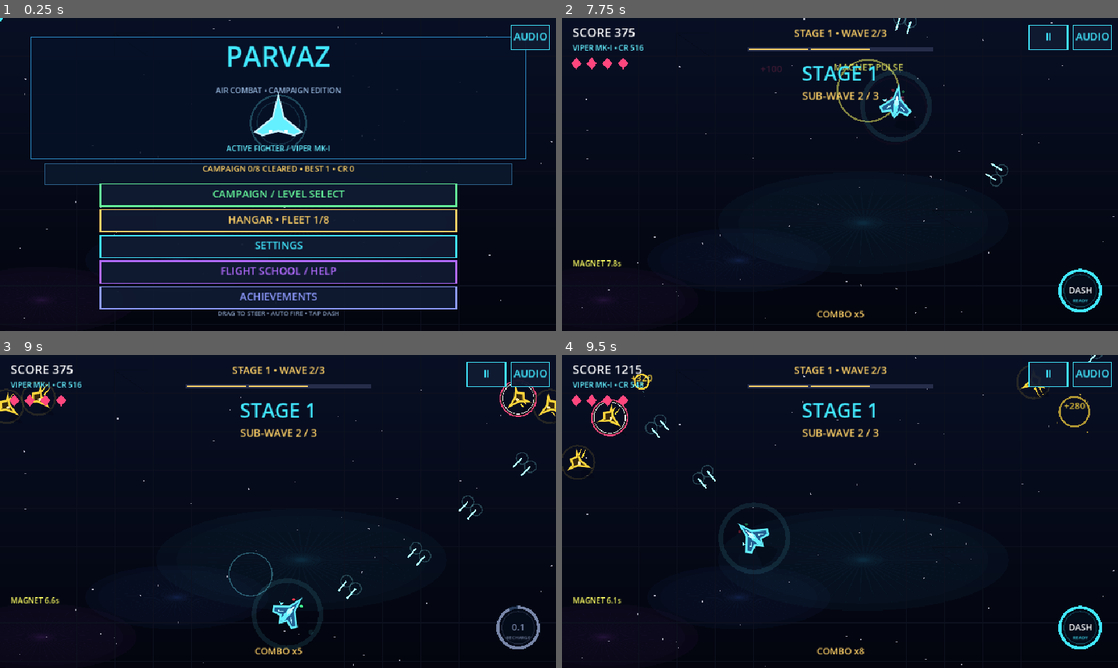
Above: before the commit, frames 1-4 (two rows, left to right).
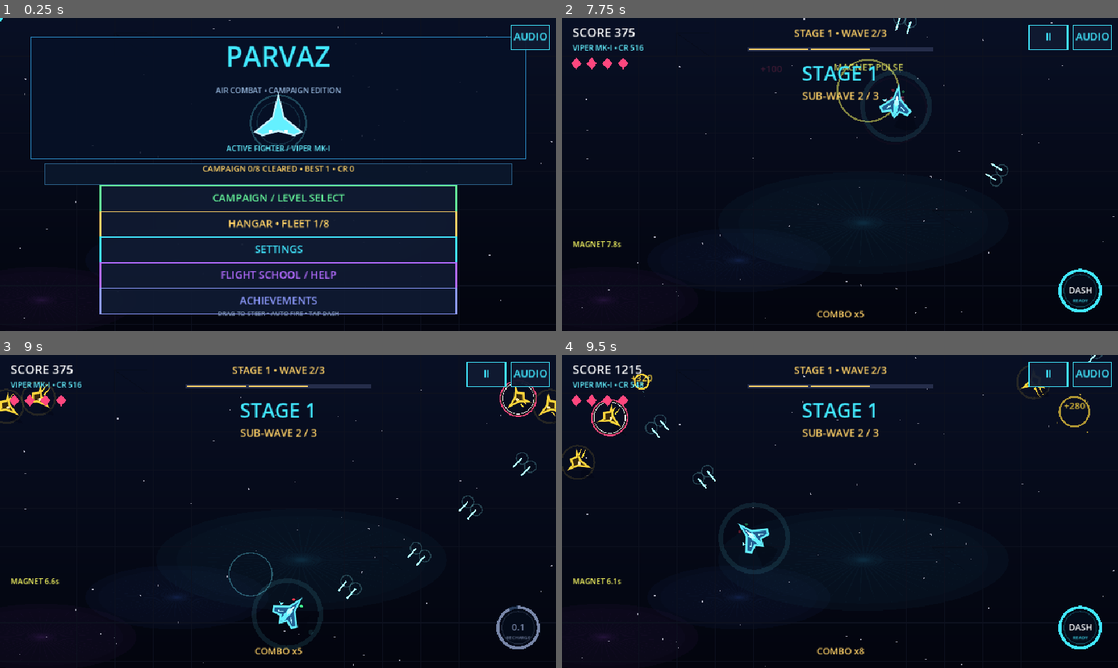
Above: after the commit, the same moments.

Repository: Abolfazlsoltan/Parvaz
Game: Godot game, scene res://main.tscn
Same seed, same stepped clock (60 frames per second), same inputs: the game is played once before the commit and once after it.
Inputs (mouse positions are in pixels of both pictures, inside the frame that each line leads up to):
- Up to frame 1 (0.25 s): no input
- Up to frame 2 (7.75 s): tap Enter at 0.5 s; move the mouse to (962, 158) at 0.52 s; hold D 0.53-1.25 s; tap Space (dash) every 1.5 s from 0.6 to 6.6 s; click (962, 158) at 0.67 s; drag from (728, 190) to (812, 237) at 1.27 s; move the mouse to (895, 105) at 2.02 s; hold D 2.03-2.75 s; drag from (812, 237) to (673, 127) at 2.77 s; move the mouse to (1006, 221) at 3.52 s; hold A 3.53-4.25 s; drag from (673, 127) to (756, 96) at 4.27 s; move the mouse to (867, 174) at 5.02 s; hold S 5.03-5.75 s; click (867, 174) at 5.17 s; drag from (756, 96) to (728, 190) at 5.77 s; move the mouse to (962, 158) at 6.52 s; hold W 6.53-7.25 s; drag from (728, 190) to (812, 237) at 7.27 s
- Up to frame 3 (9 s): move the mouse to (333, 442) at 8.02 s; hold S 8.03-8.75 s; tap Space (dash) at 8.1 s; drag from (250, 574) to (111, 464) at 8.77 s
- Up to frame 4 (9.5 s): no input

The runs differ from the first frame. In frame 1, 6.7% of the frame differs, in the area x 17-83%, y 52-95%; in frame 2, 0.2%; in frame 3, 0.3%; in frame 4, 0.2%.

Commit message:
Polish touch targets and enable pull request build validation

Diff:
--- a/godot/scripts/main.gd
+++ b/godot/scripts/main.gd
@@ -994,11 +994,11 @@
   _save()
   return
  if state=="menu":
-  if Rect2(w*0.18,h*0.53,w*0.64,h*0.07).has_point(pos):state="stages"
-  elif Rect2(w*0.18,h*0.612,w*0.64,h*0.07).has_point(pos):state="hangar"
-  elif Rect2(w*0.18,h*0.694,w*0.64,h*0.07).has_point(pos):state="settings"
-  elif Rect2(w*0.18,h*0.776,w*0.64,h*0.07).has_point(pos):state="help"
-  elif Rect2(w*0.18,h*0.858,w*0.64,h*0.07).has_point(pos):
+  if Rect2(w*0.18,h*0.535,w*0.64,h*0.082).has_point(pos):state="stages"
+  elif Rect2(w*0.18,h*0.617,w*0.64,h*0.082).has_point(pos):state="hangar"
+  elif Rect2(w*0.18,h*0.699,w*0.64,h*0.082).has_point(pos):state="settings"
+  elif Rect2(w*0.18,h*0.781,w*0.64,h*0.082).has_point(pos):state="help"
+  elif Rect2(w*0.18,h*0.863,w*0.64,h*0.082).has_point(pos):
    achievements_return_state="menu"
    state="achievements"
  elif state=="stages":
@@ -1418,7 +1418,7 @@
   draw_rect(Rect2(bar_x,139,bar_w,8),Color("#252D4A"))
   var segment:=bar_w/float(maxi(1,total_subwaves))
   for sw in range(subwave):draw_rect(Rect2(bar_x+sw*segment+2,141,maxf(2.0,segment-4),4),GOLD)
-  _text("CREDITS %d" % credits,Vector2(18,size.y-142),14,GOLD,false)
+  _text("CR %d" % credits,Vector2(size.x*0.78,103),12,GOLD)
  else:
   _text("SCORE %d" % score,Vector2(18,32),21,Color.WHITE,false)
   _text("%s • CR %d" % [_ship().name,credits],Vector2(18,56),13,_ship().primary,false)
@@ -1431,7 +1431,7 @@
   draw_rect(Rect2(bar_x,50,bar_w,7),Color("#252D4A"))
   var segment:=bar_w/float(maxi(1,total_subwaves))
   for sw in range(subwave):draw_rect(Rect2(bar_x+sw*segment+2,52,maxf(2.0,segment-4),3),GOLD)
- var status_y:=size.y-136 if portrait else size.y-112
+ var status_y:=size.y-166 if portrait else size.y-145
  if shield:_text("AEGIS SHIELD",Vector2(18,status_y),13,CYAN,false);status_y+=22
  if overdrive_time>0:_text("OVERDRIVE %.1fs" % overdrive_time,Vector2(18,status_y),13,GREEN,false);status_y+=22
  if magnet_time>0:_text("MAGNET %.1fs" % magnet_time,Vector2(18,status_y),13,Color("#FFFF64"),false);status_y+=22
@@ -1463,11 +1463,11 @@
  draw_rect(strip,Color(0.04,0.09,0.17,0.95))
  draw_rect(strip,Color("#2D648E"),false,1)
  _text("CAMPAIGN %d/%d CLEARED • BEST %d • CR %d" % [max_unlocked_stage-1+int(campaign_complete),CAMPAIGN_STAGE_COUNT,best_stage,credits],Vector2(size.x*0.5,size.y*0.49),14,GOLD)
- _button(Rect2(size.x*0.18,size.y*0.53,size.x*0.64,size.y*0.07),"CAMPAIGN / LEVEL SELECT",GREEN)
- _button(Rect2(size.x*0.18,size.y*0.612,size.x*0.64,size.y*0.07),"HANGAR • FLEET %d/%d" % [unlocked_ships.size(),SHIPS.size()],GOLD)
- _button(Rect2(size.x*0.18,size.y*0.694,size.x*0.64,size.y*0.07),"SETTINGS",CYAN)
- _button(Rect2(size.x*0.18,size.y*0.776,size.x*0.64,size.y*0.07),"FLIGHT SCHOOL / HELP",PURPLE)
- _button(Rect2(size.x*0.18,size.y*0.858,size.x*0.64,size.y*0.07),"ACHIEVEMENTS",Color("#8E9BFF"))
+ _button(Rect2(size.x*0.18,size.y*0.535,size.x*0.64,size.y*0.082),"CAMPAIGN / LEVEL SELECT",GREEN)
+ _button(Rect2(size.x*0.18,size.y*0.617,size.x*0.64,size.y*0.082),"HANGAR • FLEET %d/%d" % [unlocked_ships.size(),SHIPS.size()],GOLD)
+ _button(Rect2(size.x*0.18,size.y*0.699,size.x*0.64,size.y*0.082),"SETTINGS",CYAN)
+ _button(Rect2(size.x*0.18,size.y*0.781,size.x*0.64,size.y*0.082),"FLIGHT SCHOOL / HELP",PURPLE)
+ _button(Rect2(size.x*0.18,size.y*0.863,size.x*0.64,size.y*0.082),"ACHIEVEMENTS",Color("#8E9BFF"))
  _text("DRAG TO STEER • AUTO FIRE • TAP DASH",Vector2(size.x*0.5,size.y*0.95),11,Color("#879EBE"))
  _button(Rect2(size.x-78,12,66,42),"MUTE" if muted else "AUDIO",PINK if muted else CYAN)
 
@@ -1505,6 +1505,8 @@
   "valkyrie":shape=PackedVector2Array([Vector2(0,-r*1.25),Vector2(r*0.3,-r*0.25),Vector2(r*1.1,r*0.25),Vector2(r*0.8,r*0.55),Vector2(r*0.38,r*0.35),Vector2(0,r*0.7),Vector2(-r*0.38,r*0.35),Vector2(-r*0.8,r*0.55),Vector2(-r*1.1,r*0.25),Vector2(-r*0.3,-r*0.25)])
   "phantom":shape=PackedVector2Array([Vector2(0,-r*1.4),Vector2(r*0.18,r*0.55),Vector2(r*0.85,r*0.35),Vector2(r*0.45,r*0.72),Vector2(0,r*0.4),Vector2(-r*0.45,r*0.72),Vector2(-r*0.85,r*0.35),Vector2(-r*0.18,r*0.55)])
   "titan":shape=PackedVector2Array([Vector2(0,-r*1.2),Vector2(r*0.4,-r*0.25),Vector2(r*1.25,r*0.5),Vector2(r*0.9,r*0.85),Vector2(r*0.35,r*0.55),Vector2(0,r*0.75),Vector2(-r*0.35,r*0.55),Vector2(-r*0.9,r*0.85),Vector2(-r*1.25,r*0.5),Vector2(-r*0.4,-r*0.25)])
+ if shape.is_empty():
+  shape=PackedVector2Array([Vector2(0,-r*1.3),Vector2(r*0.25,-r*0.25),Vector2(r*1.0,r*0.45),Vector2(r*0.6,r*0.55),Vector2(0,r*0.35),Vector2(-r*0.6,r*0.55),Vector2(-r*1.0,r*0.45),Vector2(-r*0.25,-r*0.25)])
  draw_set_transform(pos,0,Vector2.ONE)
  draw_colored_polygon(shape,color)
  shape.append(shape[0])
